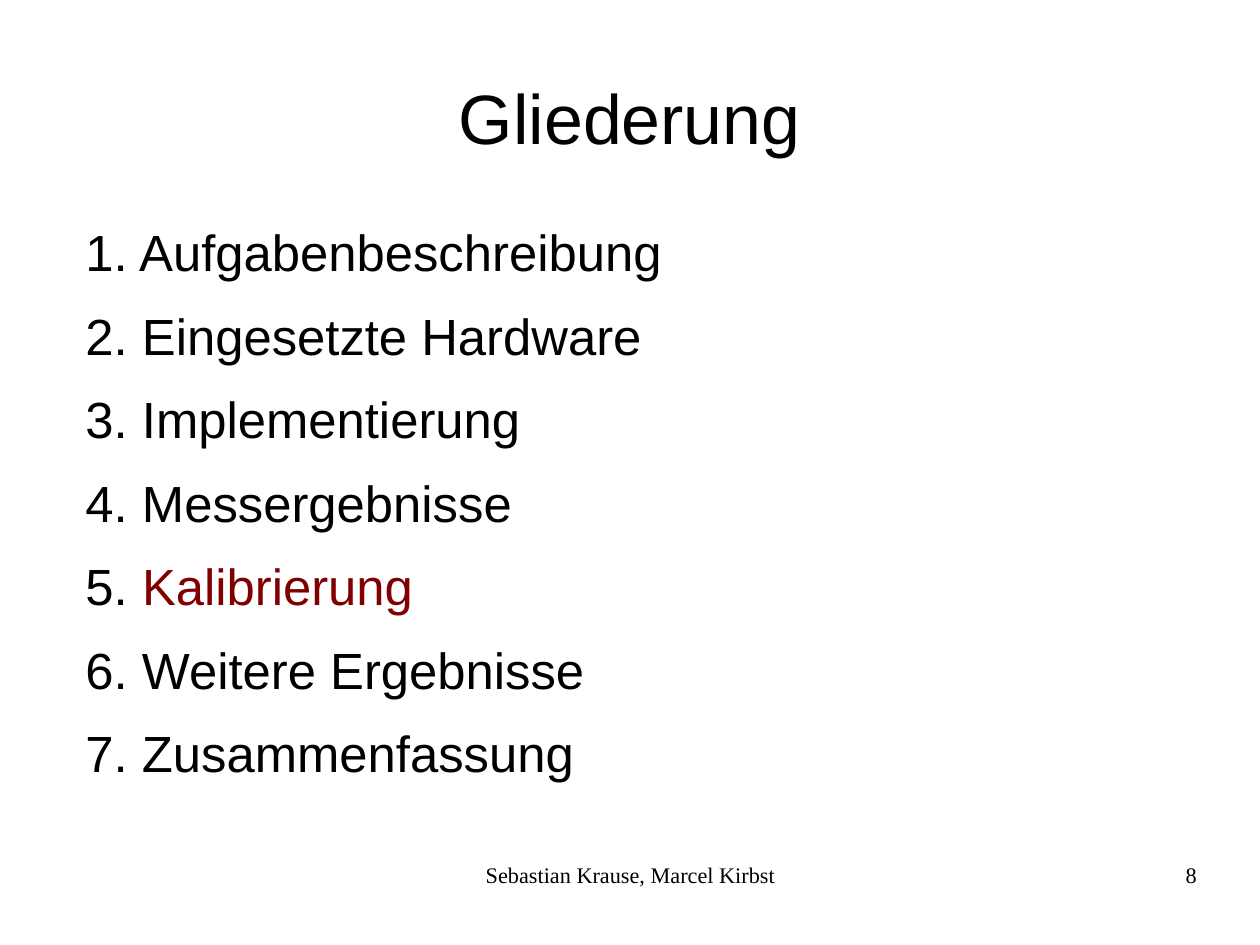
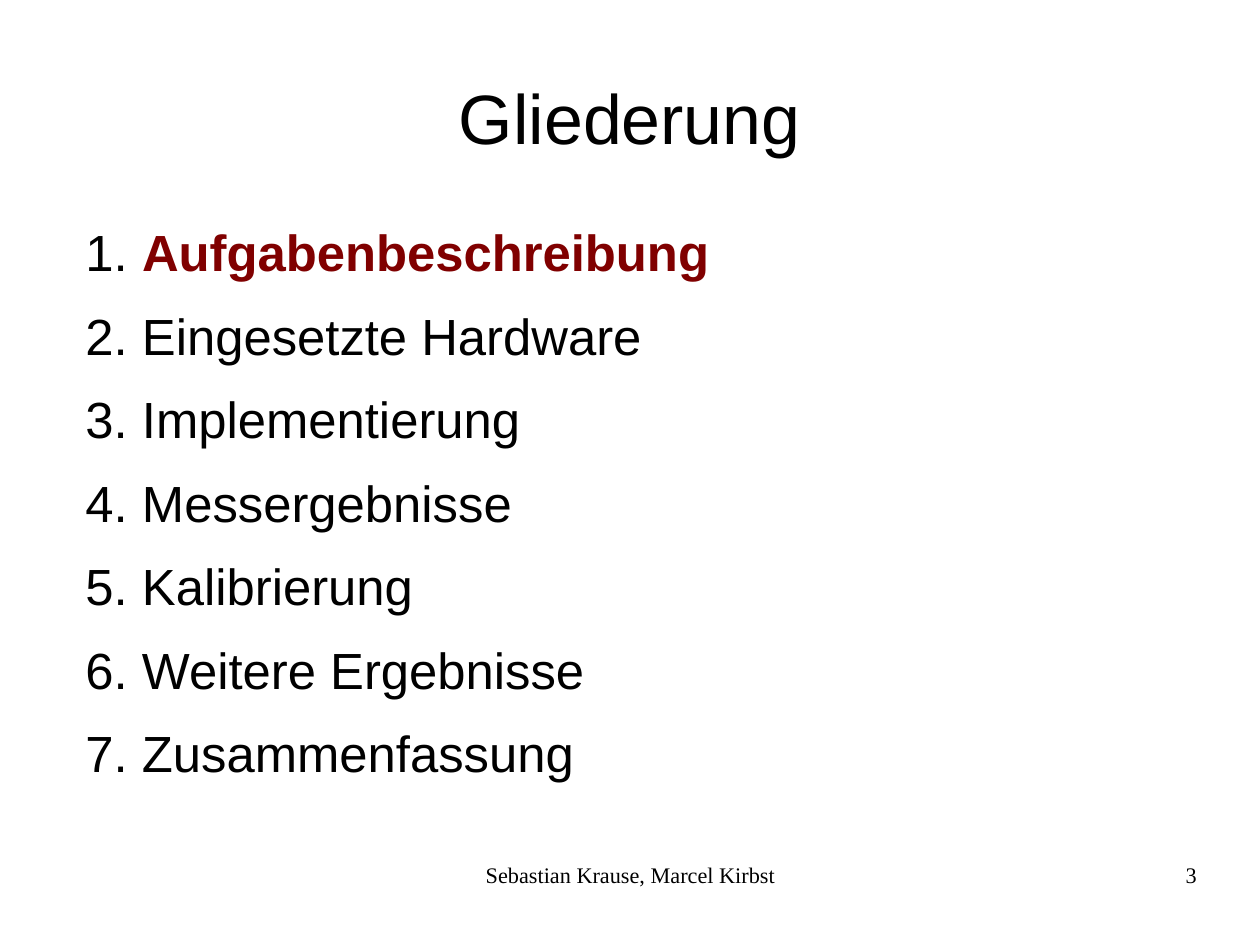
Before and after one commit to mkirbst/mca, a slide deck: slide 3 of praesi/mca.odp (slide 8 before the commit). Drawn at 1260x945 pixels with LibreOffice and Linux fonts; fonts in the diff are those of the drawing. Boxes give left, top, right and bottom in pixels: in the first picture for what was removed or moved away, otherwise in the second. Text is boxed around its words. In the diff, an @@ line names an element or a change of style, - is before the commit and + after.

```diff
--- a/praesi/mca.odp
+++ b/praesi/mca.odp
@@ text at <box>142,234,709,616</box>: text colour #000000 to #800000, bold on in "Aufgabenbeschreibung"; text colour #800000 to #000000 in "Kalibrierung" @@
@@ page number at <box>1186,868,1197,884</box>: text changed @@
-8
+3
```
Also in this commit, not shown: 3 other slides changed, 8 slides added, 1 slide removed, 1 other file.
